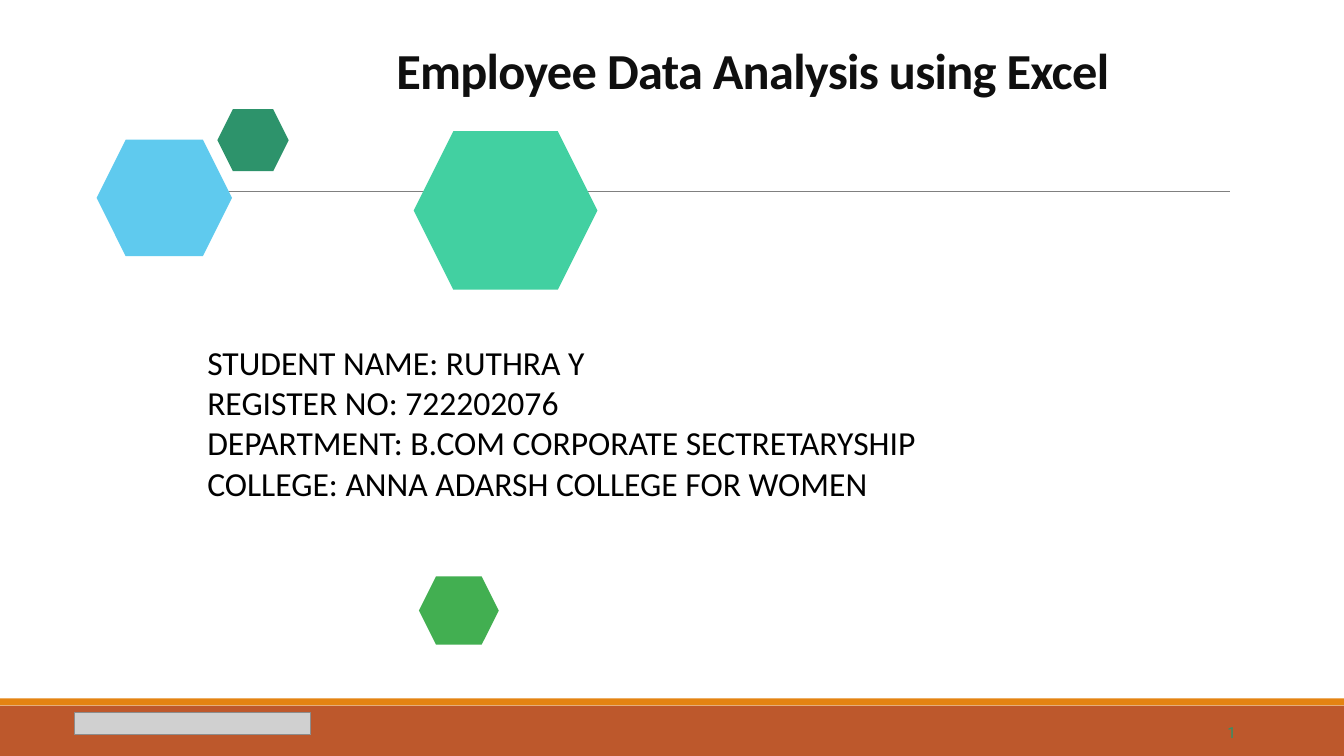
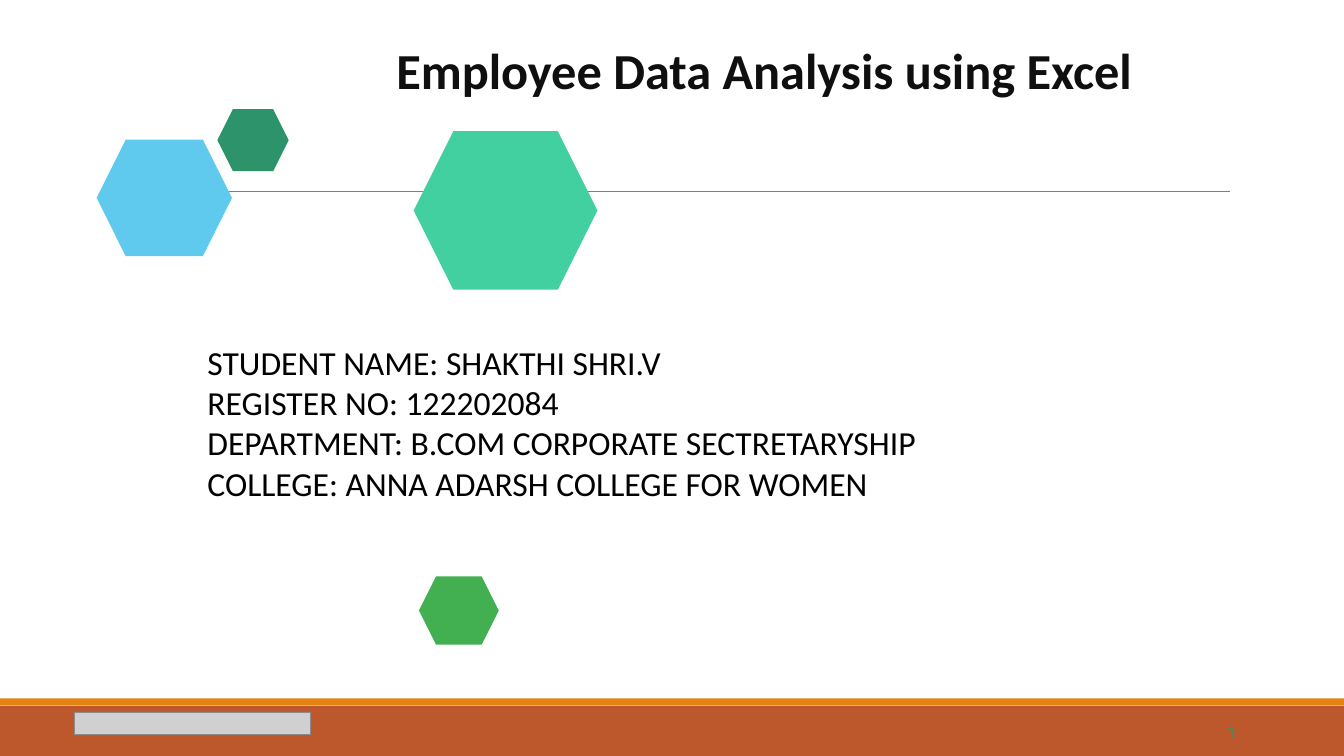
Before and after one commit to Shakthi1924/TNSDCshakthi, a slide deck: slide 1 of SHAKTHI SHRI V NM PROJECT (1).pptx. Drawn at 1344x756 pixels with LibreOffice and Linux fonts; fonts in the diff are those of the drawing; grey boxes stand for pictures. Boxes give left, top, right and bottom in pixels: in the first picture for what was removed or moved away, otherwise in the second. Text is boxed around its words. In the diff, an @@ line names an element or a change of style, - is before the commit and + after.

```diff
--- a/SHAKTHI SHRI V NM PROJECT (1).pptx
+++ b/SHAKTHI SHRI V NM PROJECT (1).pptx
@@ title "Employee Data Analysis using Excel" at (396,53,1132,98): letter spacing -0.5 to 0 pt; less space between paragraphs @@
@@ text at (207,353,661,416): text changed @@
-STUDENT NAME: RUTHRA Y
-REGISTER NO: 722202076
+STUDENT NAME: SHAKTHI SHRI.V
+REGISTER NO: 122202084
```
Also in this commit, not shown: 12 other slides changed.
